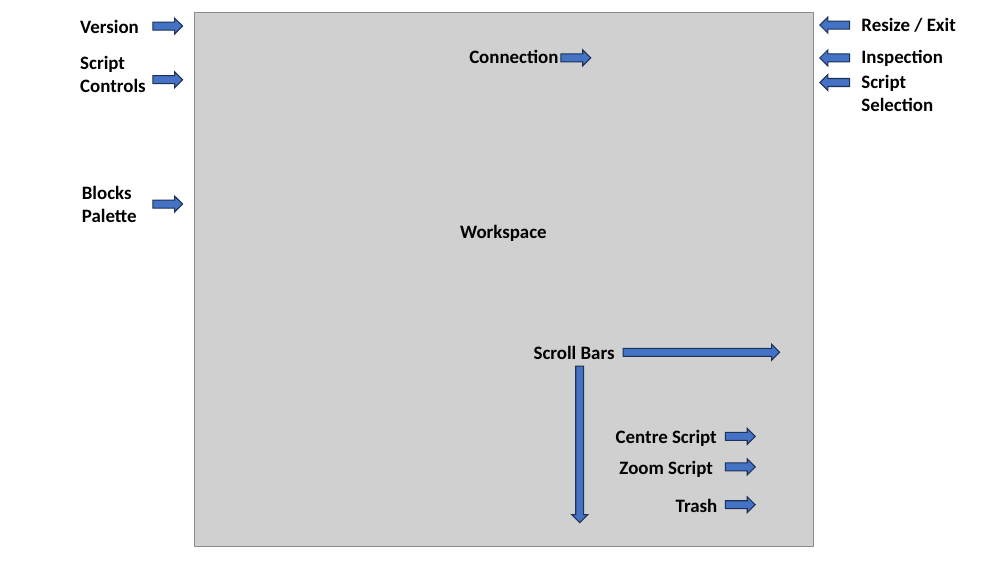
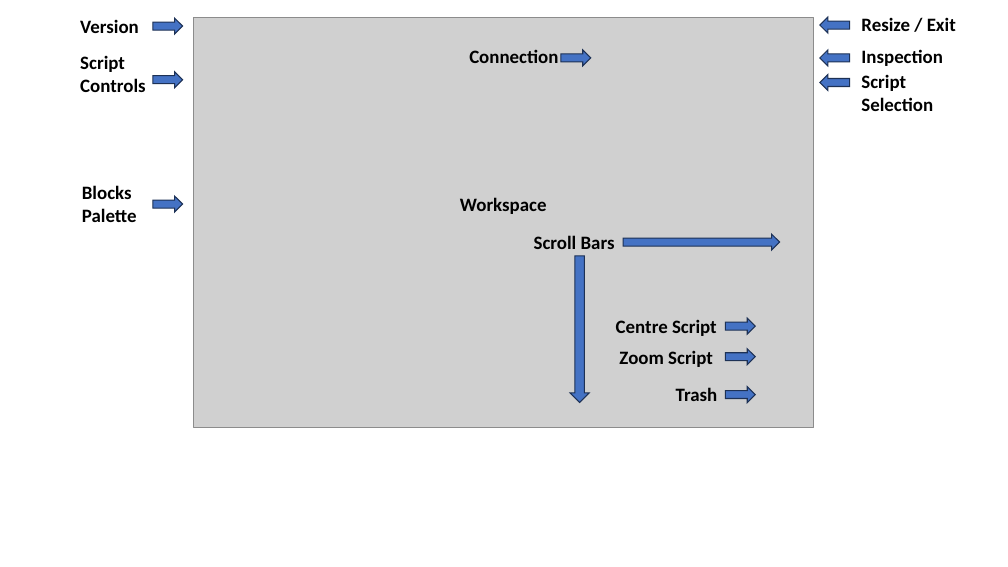
Before and after one commit to TDStrasser/KookaBlockly-Reference, a slide deck: slide 1 of docs/source/images/kookablockly_display.pptx. Drawn at 1008x567 pixels with LibreOffice and Linux fonts; fonts in the diff are those of the drawing; grey boxes stand for pictures. Boxes give left, top, right and bottom in pixels: in the first picture for what was removed or moved away, otherwise in the second. Text is boxed around its words. In the diff, an @@ line names an element or a change of style, - is before the commit and + after.

```diff
--- a/docs/source/images/kookablockly_display.pptx
+++ b/docs/source/images/kookablockly_display.pptx
@@ picture: place and size @@
-picture at bbox=[194, 13, 814, 547]
+picture at bbox=[194, 17, 814, 428]
@@ text "Workspace": place and size @@
-text "Workspace" at bbox=[460, 224, 547, 241]
+text "Workspace" at bbox=[460, 197, 547, 214]
@@ right arrow: place and size @@
-right arrow at bbox=[572, 366, 588, 523]
+right arrow at bbox=[571, 256, 589, 403]
@@ 4 texts, 4 right arrows: place and size @@
-4 texts, 4 right arrows at bbox=[534, 344, 780, 513]
+4 texts, 4 right arrows at bbox=[534, 234, 780, 402]
```
Also in this commit, not shown: 7 other files.
